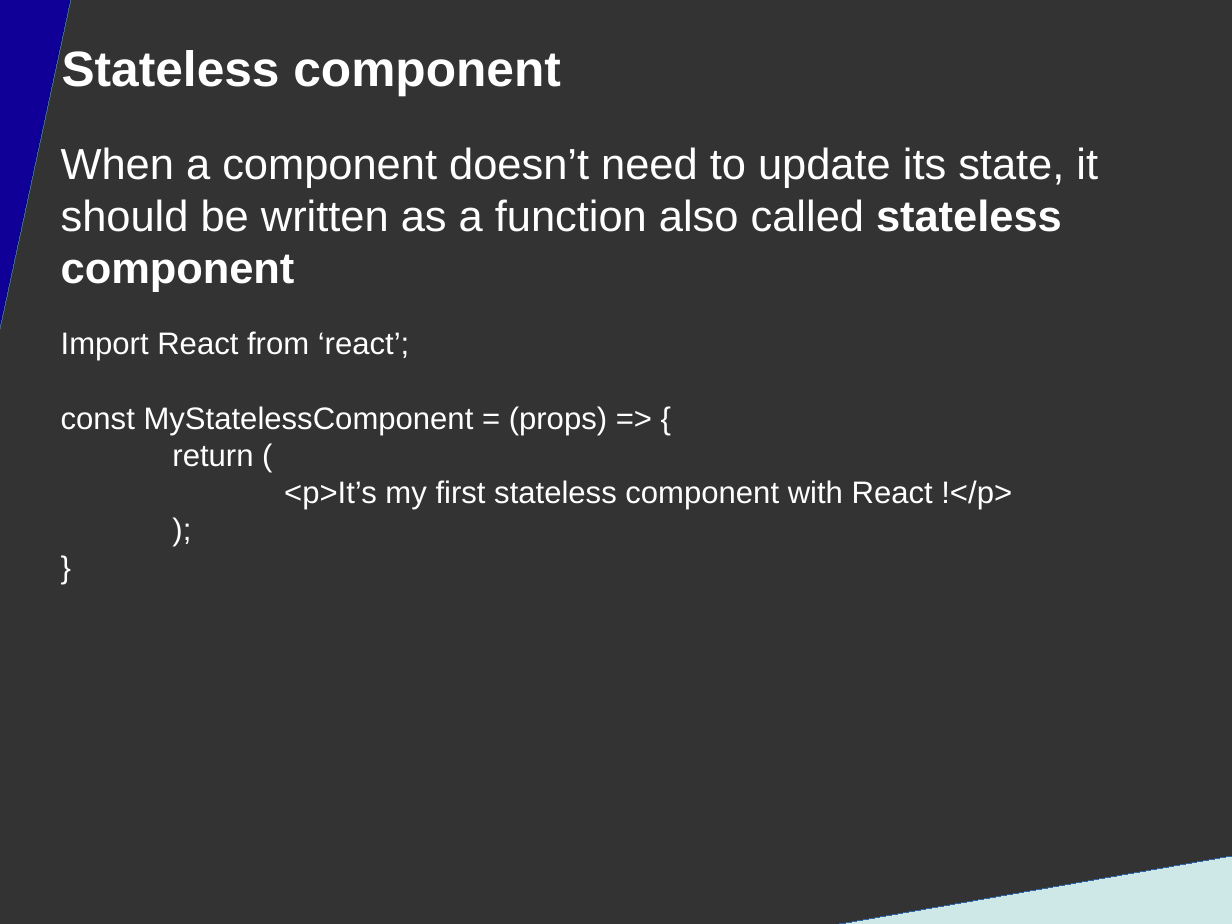
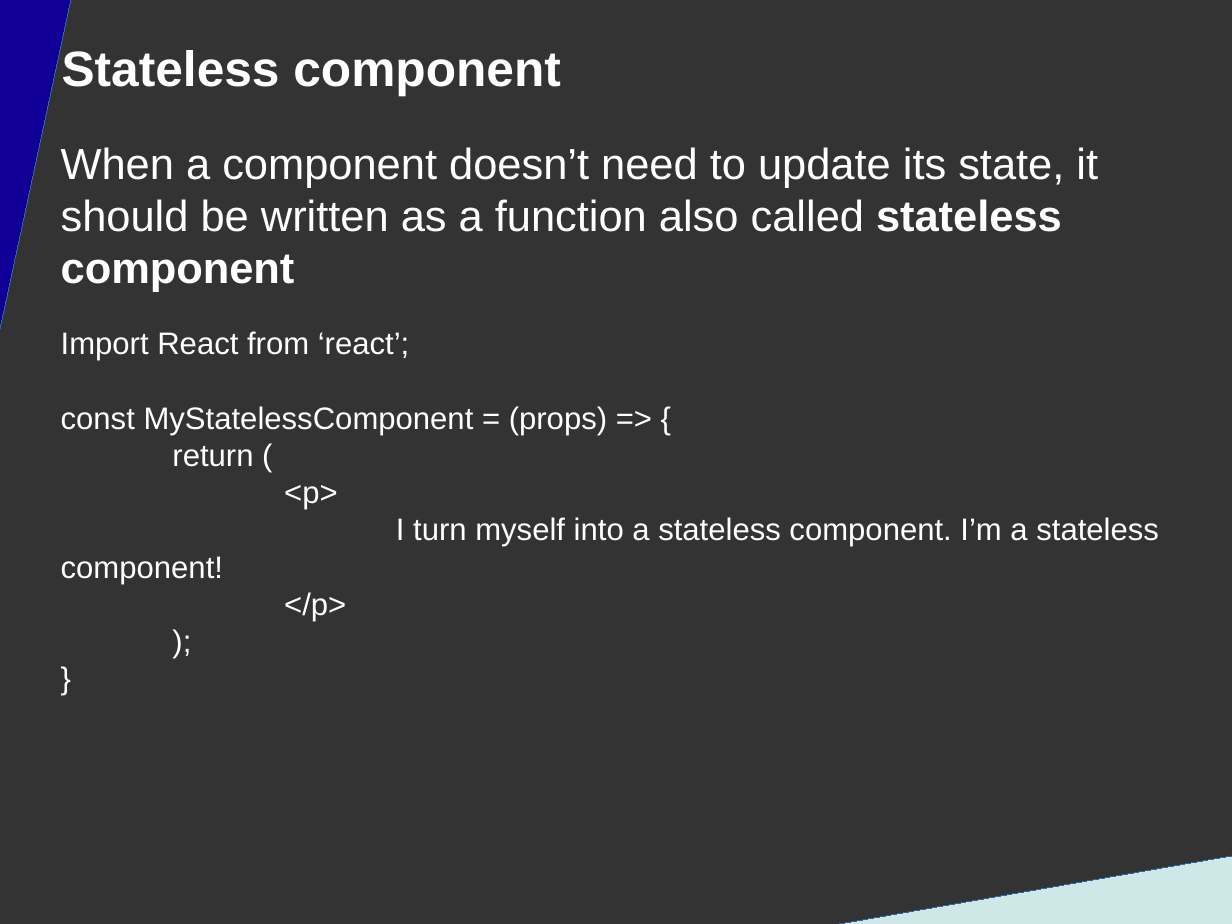
Before and after one commit to DanYellow/presentations, a slide deck: slide 35 of react-redux-101/presentation.odp. Drawn at 1232x924 pixels with LibreOffice and Linux fonts; fonts in the diff are those of the drawing. Boxes give left, top, right and bottom in pixels: in the first picture for what was removed or moved away, otherwise in the second. Text is boxed around its words. In the diff, an @@ line names an element or a change of style, - is before the commit and + after.

Commit message:
Updates presentation

```diff
--- a/react-redux-101/presentation.odp
+++ b/react-redux-101/presentation.odp
@@ title at box(61, 331, 1159, 621): text changed @@
-Import React from ‘react’;
-const MyStatelessComponent = (props) => {
-return (
-<p>It’s my first stateless component with React !</p>
-);
-}
+Import React from ‘react’;
+const MyStatelessComponent = (props) => {
+return (
+<p>
+I turn myself into a stateless component. I’m a stateless component!
+</p>
+);
+}
```
Also in this commit, not shown: 5 other slides changed, 4 slides added, 2 slides removed, 1 other file.
